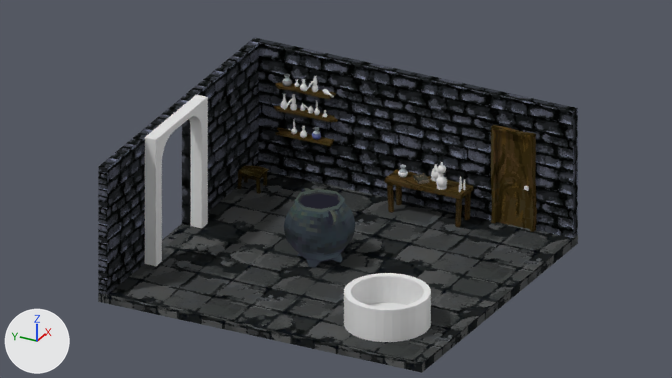
A saved change to the Blender file graphics/Levels/Level-2.blend.
Camera for both pictures: the file's camera 'Camera.001'. The axes (+X, +Y, +Z) are drawn at lower left. The lights are the same throughout. The first picture is the older version.

The first picture shows 'Arc-To-Room', 'Cauldron', 'Door', 'Door-Frame', 'Layout', 'Table', 'Well' and 17 more.
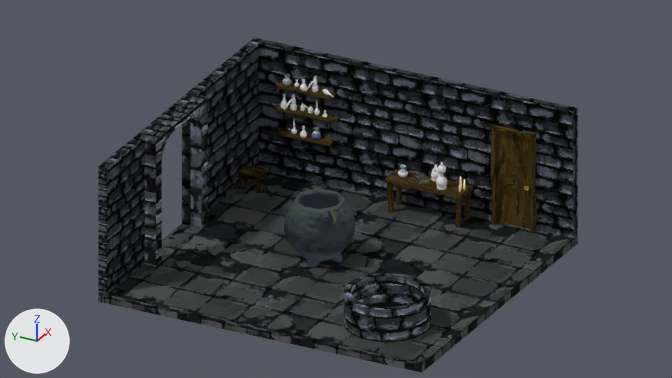
Pixel boxes [x1, y1, x2, y2] of what changed, in the pictures (672 x 378 px):
'Well', recoloured, surface changed (white to black): [344, 273, 431, 342] in both
part 1 of me_cube_011, reshaped: [163, 110, 190, 131] in both
part 2 of me_cube_011, recoloured (white to black): [145, 95, 208, 266] in both

Edits to the bpy script that builds the scene:
```text
Add img_wallttextblue1_png_001:
    img_wallttextblue1_png_001 = load_image('wallttextblue1.png.001', '_unpacked/wallttextblue1.png', 256, 256, 'sRGB')
Add img_walltextblue2_png:
    img_walltextblue2_png = load_image('walltextblue2.png', '_unpacked/walltextblue2.png', 256, 256, 'sRGB')
Add mat_well_text:
    mat_well_text = bpy.data.materials.new('Well_Text')
    mat_well_text.use_nodes = True; mat_well_text.node_tree.nodes.clear()
    _N = mat_well_text.node_tree.nodes; _L = mat_well_text.node_tree.links
    n0 = _N.new('ShaderNodeOutputMaterial'); n0.name = 'Material Output'
    n1 = _N.new('ShaderNodeTexImage'); n1.name = 'Image Texture'
    n1.image = img_wallttextblue1_png_001
    _L.new(n1.outputs[0], n0.inputs[0])  # 'Color' to 'Surface'
Add mat_arc_text:
    mat_arc_text = bpy.data.materials.new('Arc_Text')
    mat_arc_text.use_nodes = True; mat_arc_text.node_tree.nodes.clear()
    _N = mat_arc_text.node_tree.nodes; _L = mat_arc_text.node_tree.links
    n0 = _N.new('ShaderNodeOutputMaterial'); n0.name = 'Material Output'
    n1 = _N.new('ShaderNodeTexImage'); n1.name = 'Image Texture'
    n1.image = img_walltextblue2_png
    n1.interpolation = 'Closest'
    _L.new(n1.outputs[0], n0.inputs[0])  # 'Color' to 'Surface'
Change me_cube_011:
    used by ob_arc_to_room; location = (2.51, -0.17, 0.98); rotation_euler = (0.0, 0.0, -1.571), in degrees (0, 0, -90); scale = (0.328, 1.65, 1.0)
    remove me_cube_011.from_pydata(...)  # 128 vertices, 126 faces; spans x -0.14..1.0, y -0.77..1.26, z -1.01..3.16
    add me_cube_011.from_pydata(...)  # 132 vertices, 130 faces; spans x -0.14..1.0, y -0.77..1.26, z -1.01..3.16
    me_cube_011 part 1
    4 faces are deleted
    4 vertices are added at (1.0, 0.24, 2.95), (-0.14, 0.24, 2.95), (-0.14, 0.23, 3.16), (1.0, 0.23, 3.16)
    8 new faces join them
    me_cube_011 part 2: 122 faces spanning x -0.14..1.0, y -0.77..1.26, z -1.01..3.16 switch from no material to mat_arc_text
Change me_cylinder:
    where me_cylinder.from_pydata(...)  # 128 vertices, 97 faces; spans x -1.0..1.0, y -1.0..1.0, z -0.02..1.0
    used by ob_well; location = (0.82, -8.46, 0.0); scale = (1.3, 1.3, 1.04)
    me_cylinder part 3: texture (UV) coordinates of 97 of 97 faces, centred in x -0.99..0.99, y -0.99..0.99, z 0.16..1.0, changed; they spanned u 0.01..0.89, v 0.01..0.99 and now span u -0.4..1.54, v -0.2..1.27
    add me_cylinder.materials.append(mat_well_text)
```
